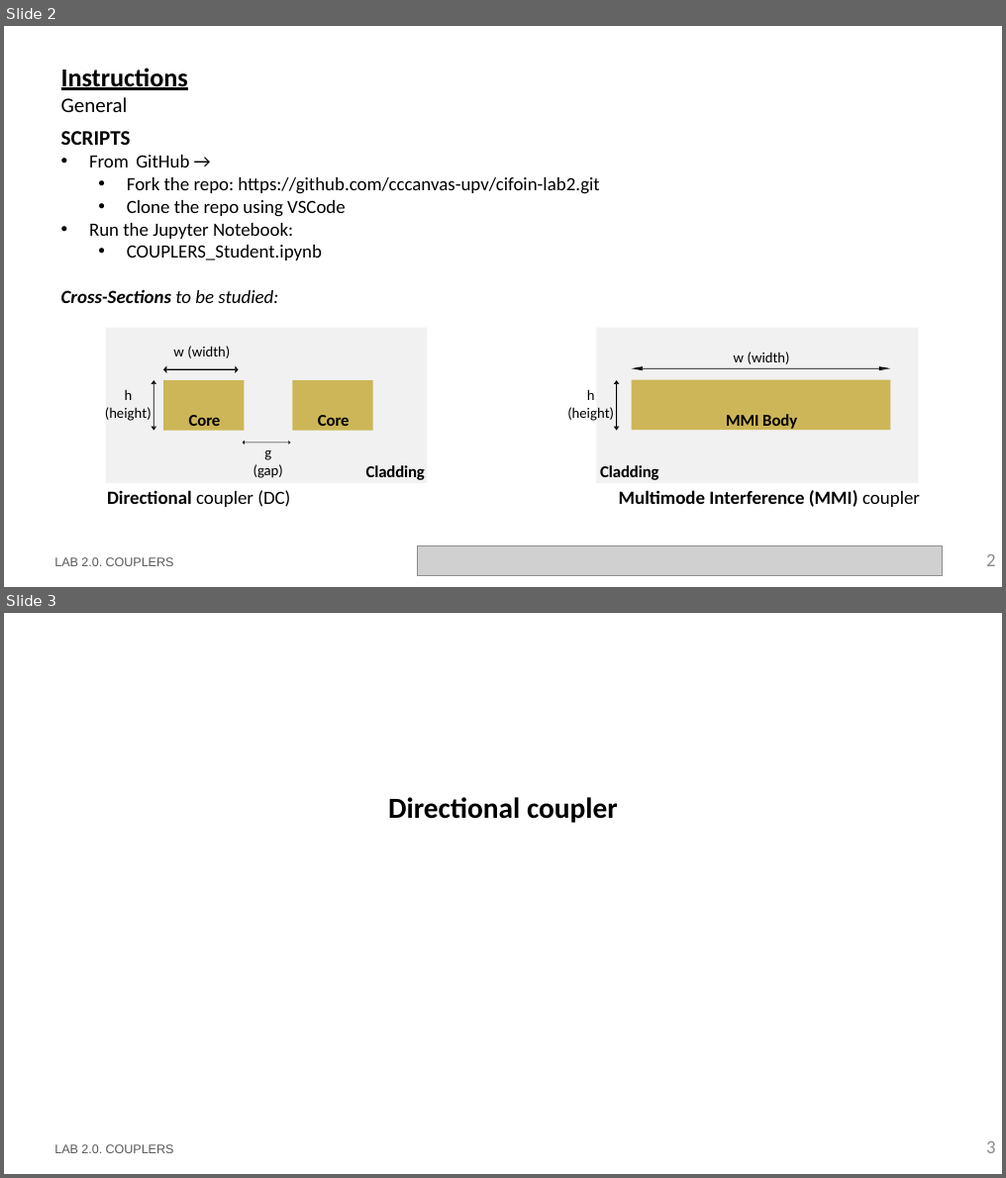
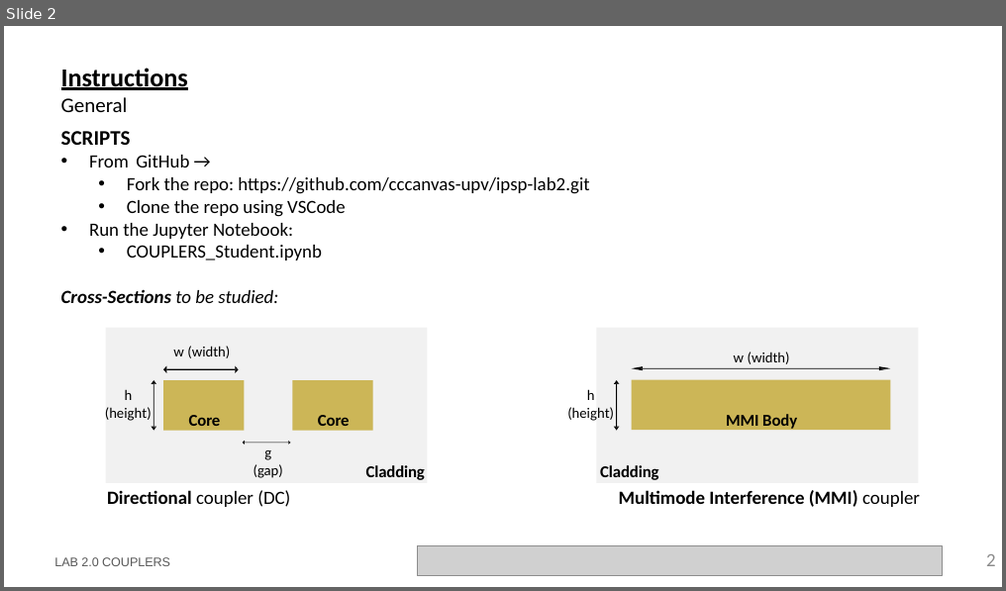
Before and after one commit to cccanvas-upv/ipsp-lab2, a slide deck: LabBook_20.pptx. Shown one above the other, each under a label of ours: slides 2 and 3 before the commit, slide 2 after it. The pictures are 1006x1178 and 1006x591 pixels, drawn with LibreOffice and Linux fonts; fonts in the diff are those of the drawing; grey boxes stand for pictures; background and template pictures are left out. Boxes give left, top, right and bottom in pixels: in the first picture for what was removed or moved away, otherwise in the second. Text is boxed around its words. In the diff, an @@ line names an element or a change of style, - is before the commit and + after.

```diff
--- a/LabBook_20.pptx
+++ b/LabBook_20.pptx
@@ slide 3 removed at bbox=[4, 613, 1002, 1174], background #FFFFFF @@
@@ text removed at bbox=[388, 797, 618, 823] @@
-Directional coupler
@@ text removed at bbox=[54, 1145, 174, 1154] @@
-LAB 2.0. COUPLERS
@@ page number removed at bbox=[986, 1142, 996, 1154] @@
-3
@@ slide 2 changed as well @@
@@ text at bbox=[127, 177, 589, 194]: text changed @@
-  • Fork the repo: https://github.com/cccanvas-upv/cifoin-lab2.git
+  • Fork the repo: https://github.com/cccanvas-upv/ipsp-lab2.git
@@ text at bbox=[54, 558, 170, 567]: text changed @@
-LAB 2.0. COUPLERS
+LAB 2.0 COUPLERS
```
Also in this commit, not shown: 7 other slides changed, 8 other slides removed, 3 other files.
